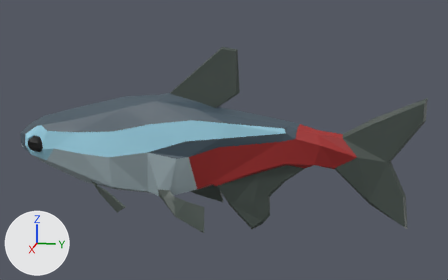
An edit to the Blender file Art/Neon.blend, drawn before and after from the same camera.
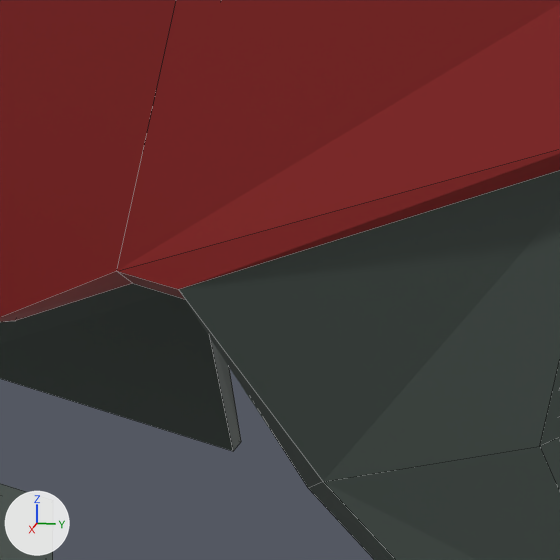
There are two pictures of each version: one whole from a 50 mm camera at (5.746, 1.732, 1.596) aimed at (-0.027, 0.577, 0.153), one close up on the part from 44% to 57% of the width and 56% to 76% of the height. The lights are fixed; the arrows at lower left show +X, +Y and +Z. The close-ups show mesh edges as thin lines.

Before the edit, the objects in view are built like this:
```python
me_cube_001 = bpy.data.meshes.new('Cube.001')
me_cube_001.from_pydata(...)  # 172 vertices, 151 faces; spans x 0.0..0.48, y -1.57..2.44, z -0.74..1.06
# faces by material slot: [22, 27, 16, 11, 58, 17]
me_cube_001.materials.append(mat_neon)  # cyan #9ed4e7
me_cube_001.materials.append(mat_blue)  # dark blue #465763
me_cube_001.materials.append(mat_red)  # red #a32c2c
me_cube_001.materials.append(mat_pupils)  # black #000000
me_cube_001.materials.append(mat_fins)  # dark grey #454f4a
me_cube_001.materials.append(mat_white)  # grey #a1b2b8
ob_cube = bpy.data.objects.new('Cube', me_cube_001)
ob_cube.location = (0.0, 0.0, 0.0)
_m = ob_cube.modifiers.new('Hops_Mirror', 'MIRROR')
_m.use_bisect_axis = (True, False, False)
_m.use_clip = True
```
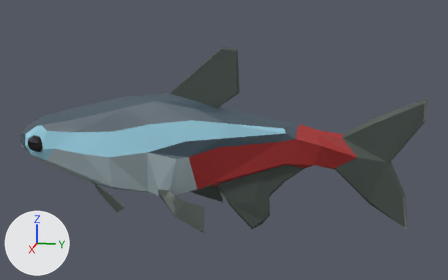
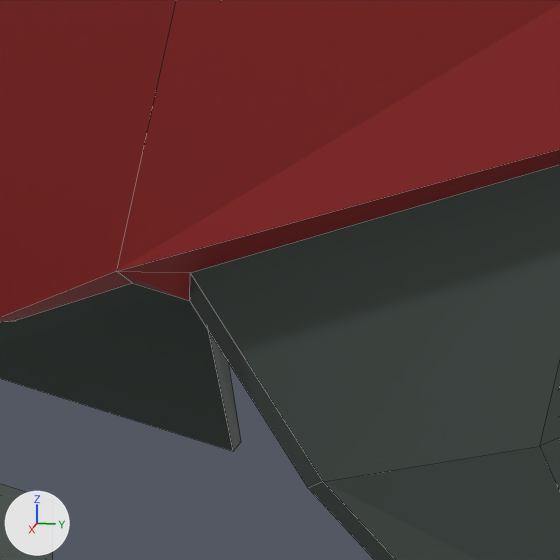
Location of each change, (x1, y1, x2, y2) in pixels of the close-ups (560 x 560 px):
'Cube', reshaped, modifiers changed: (0, 0, 560, 560) in both
part 1 of me_cube_001, built on: before (118, 149, 560, 488); after (0, 149, 560, 488)

The change, as a diff of the scene's bpy script:
```diff
--- a/Art/Neon.blend.py
+++ b/Art/Neon.blend.py
@@ me_cube_001 @@
 # used by ob_cube; location = (0.0, 0.0, 0.0)
-me_cube_001.from_pydata(...)  # 172 vertices, 151 faces; spans x 0.0..0.48, y -1.57..2.44, z -0.74..1.06
+me_cube_001.from_pydata(...)  # 301 vertices, 300 faces; spans x -0.48..0.48, y -1.57..2.44, z -0.74..1.06
+# me_cube_001 part 1
+# 2 vertices move from x 0.06..0.09, y 0.53..0.95, z -0.28..-0.12 to x 0.04..0.05, y 0.53..0.95, z -0.28..-0.12
+# 129 vertices are added at x -0.48..-0.01, y -1.54..2.41, z -0.71..1.04
+# 16 new faces join them, mat_red (red #a32c2c)
+# 27 new faces join them, mat_blue (dark blue #465763)
+# 17 new faces join them, mat_white (grey #a1b2b8)
+# 56 new faces join them, mat_fins (dark grey #454f4a)
+# 22 new faces join them, mat_neon (cyan #9ed4e7)
+# 11 new faces join them, mat_pupils (black #000000)
 me_cube_001.materials.append(mat_neon)
@@ ob_cube @@
 ob_cube.location = (0.0, 0.0, 0.0)
-_m = ob_cube.modifiers.new('Hops_Mirror', 'MIRROR')
-_m.use_bisect_axis = (True, False, False)
-_m.use_clip = True
```
